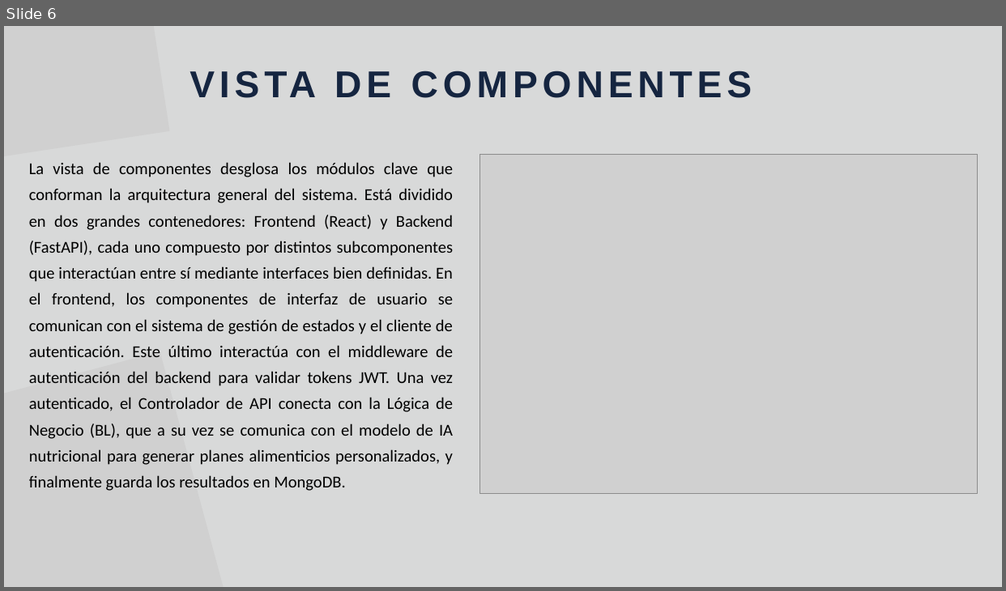
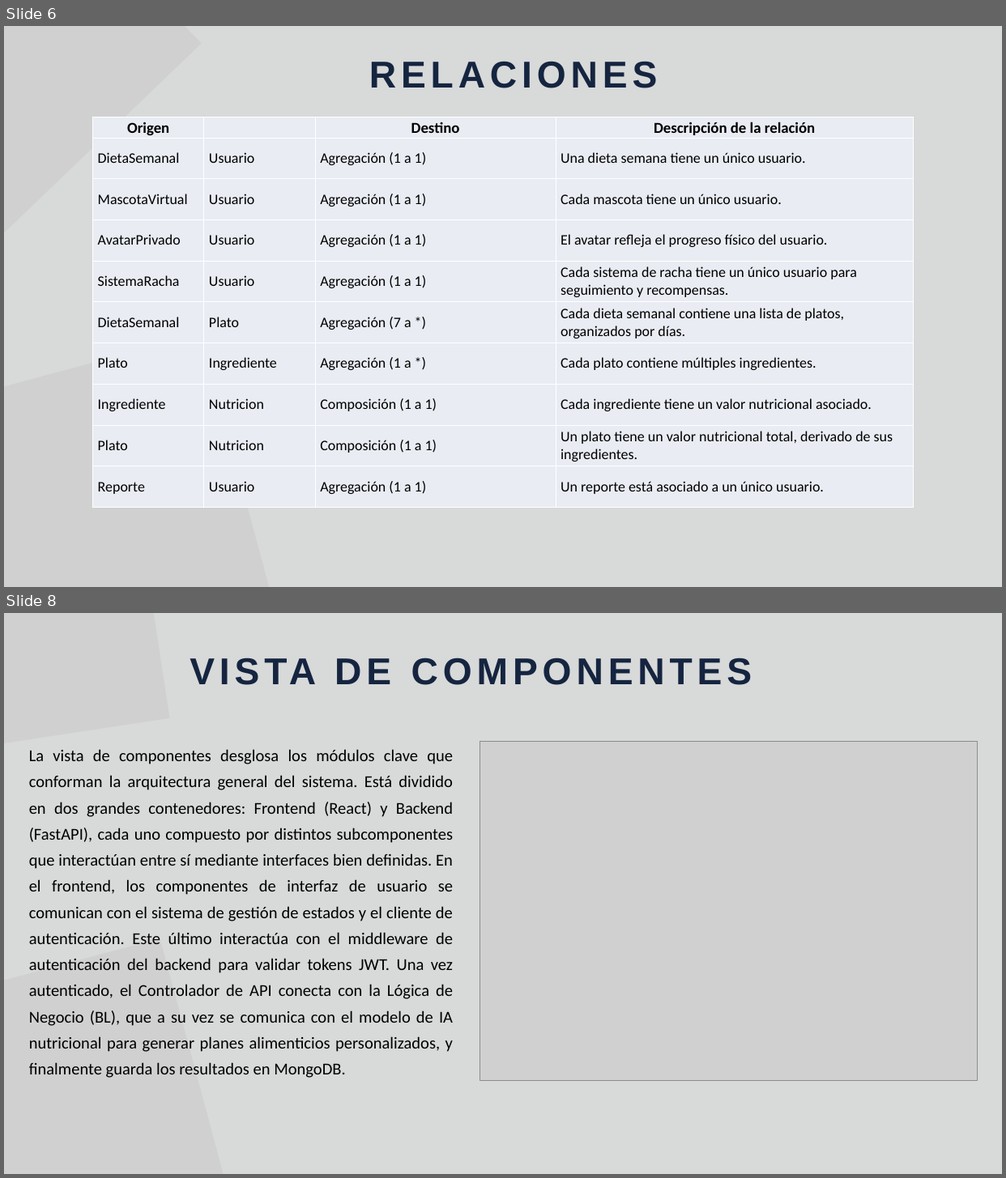
Before and after one commit to Jucer74/SoftwareArchitecture, a slide deck: Project/Views/NutrIA.views.pptx. Shown one above the other, each under a label of ours: slide 6 before the commit, slides 6 and 8 after it; the slides between them are not shown. The pictures are 1006x591 and 1006x1178 pixels, drawn with LibreOffice and Linux fonts; fonts in the diff are those of the drawing; grey boxes stand for pictures. Boxes give left, top, right and bottom in pixels: in the first picture for what was removed or moved away, otherwise in the second. Text is boxed around its words. In the diff, an @@ line names an element or a change of style, - is before the commit and + after.

```diff
--- a/Project/Views/NutrIA.views.pptx
+++ b/Project/Views/NutrIA.views.pptx
@@ slide 6 added at (x1=4, y1=26, x2=1002, y2=587), background #D8D9D9 @@
@@ picture added at (x1=4, y1=26, x2=202, y2=292) @@
@@ text added at (x1=369, y1=61, x2=657, y2=88), 54 pt, text #152540, bold @@
+RELACIONES
@@ table added at (x1=93, y1=118, x2=914, y2=507), 10 rows, 4 columns @@
+Origen |  | Destino | Descripción de la relación
+DietaSemanal | Usuario | Agregación (1 a 1) | Una dieta semana tiene un único usuario.
+MascotaVirtual | Usuario | Agregación (1 a 1) | Cada mascota tiene un único usuario.
+AvatarPrivado | Usuario | Agregación (1 a 1) | El avatar refleja el progreso físico del usuario.
+SistemaRacha | Usuario | Agregación (1 a 1) | Cada sistema de racha tiene un único usuario para seguimiento y recompensas.
+DietaSemanal | Plato | Agregación (7 a *) | Cada dieta semanal contiene una lista de platos, organizados por días.
+Plato | Ingrediente | Agregación (1 a *) | Cada plato contiene múltiples ingredientes.
+Ingrediente | Nutricion | Composición (1 a 1) | Cada ingrediente tiene un valor nutricional asociado.
+Plato | Nutricion | Composición (1 a 1) | Un plato tiene un valor nutricional total, derivado de sus ingredientes.
+Reporte | Usuario | Agregación (1 a 1) | Un reporte está asociado a un único usuario.
@@ picture added at (x1=4, y1=334, x2=305, y2=587) @@
@@ what was slide 6 is now slide 8 @@
```
Also in this commit, not shown: 7 slides changed, 7 other slides added, 3 slides removed.
